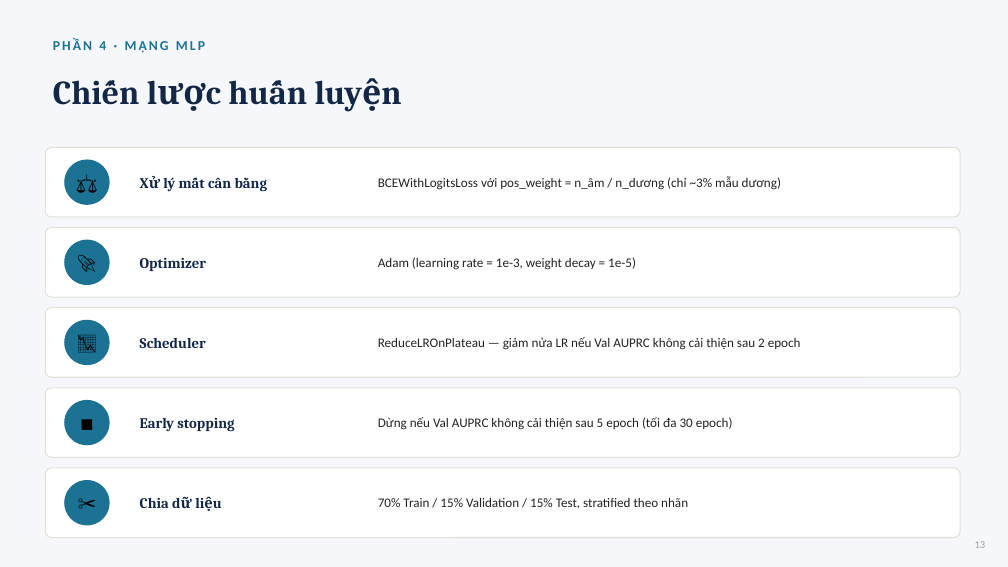
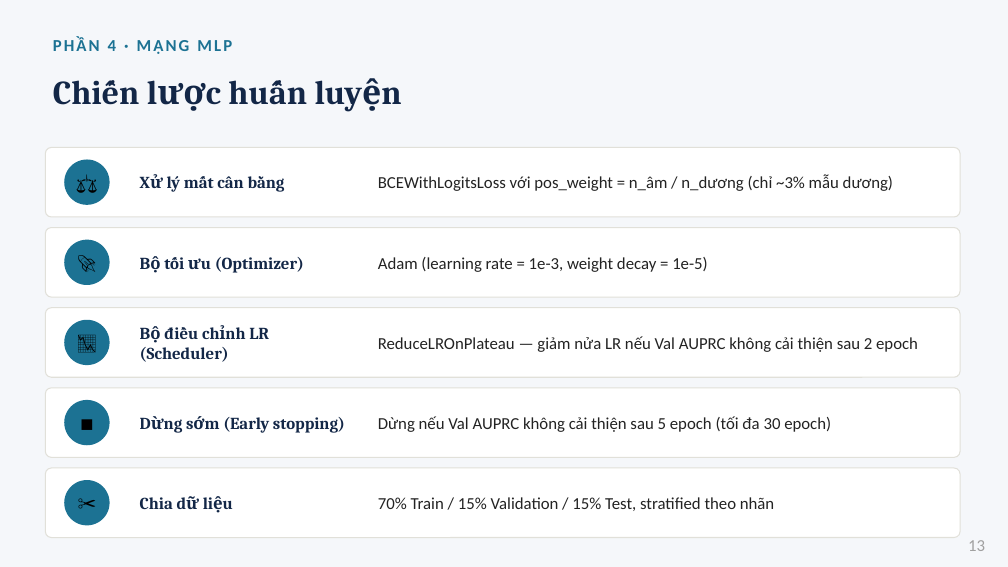
Before and after one commit to 2591317-student/MachineLearningAdvance, a slide deck: slide 13 of SlideThuyetTrinh_RBA_MLP_Fuzzy.pptx. Drawn at 1008x567 pixels with LibreOffice and Linux fonts; fonts in the diff are those of the drawing. Boxes give left, top, right and bottom in pixels: in the first picture for what was removed or moved away, otherwise in the second. Text is boxed around its words. In the diff, an @@ line names an element or a change of style, - is before the commit and + after.

```diff
--- a/SlideThuyetTrinh_RBA_MLP_Fuzzy.pptx
+++ b/SlideThuyetTrinh_RBA_MLP_Fuzzy.pptx
@@ text "PHẦN 4 · MẠNG MLP" at [53, 38, 232, 54]: size 13 to 16 pt @@
@@ text "Xử lý mất cân bằng" at [167, 176, 243, 192]: size 14 to 16 pt @@
@@ text at [215, 257, 304, 273]: text changed; size 14 to 16 pt @@
-Optimizer
+Bộ tối ưu (Optimizer)
@@ text at [140, 327, 269, 362]: text changed; size 14 to 16 pt @@
-Scheduler
+Bộ điều chỉnh LR (Scheduler)
@@ text at [223, 417, 345, 433]: text changed; size 14 to 16 pt @@
-Early stopping
+Dừng sớm (Early stopping)
@@ text "Chia dữ liệu" at [140, 497, 173, 509]: size 14 to 16 pt @@
@@ size 12.5 to 16 pt in 5 elements at [378, 175, 893, 191], [378, 257, 708, 272], [378, 336, 918, 352], [378, 416, 831, 432], [378, 497, 774, 511] @@
@@ text "13" at [968, 540, 985, 551]: size 10 to 16 pt @@
```
Also in this commit, not shown: 16 other slides changed, 3 other files.
